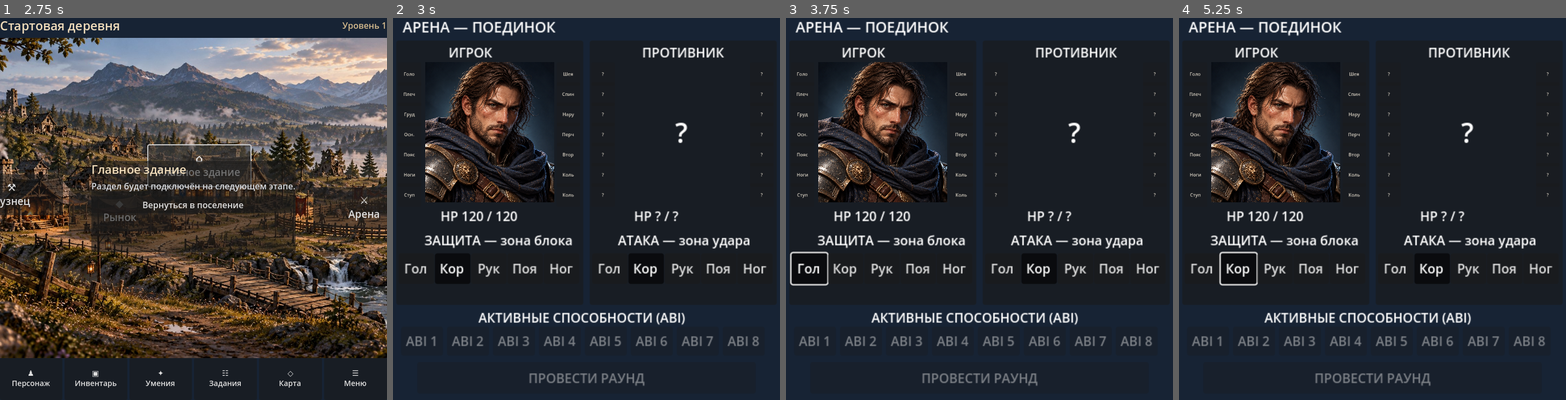
Above: before the commit, frames 1-4 (left to right).
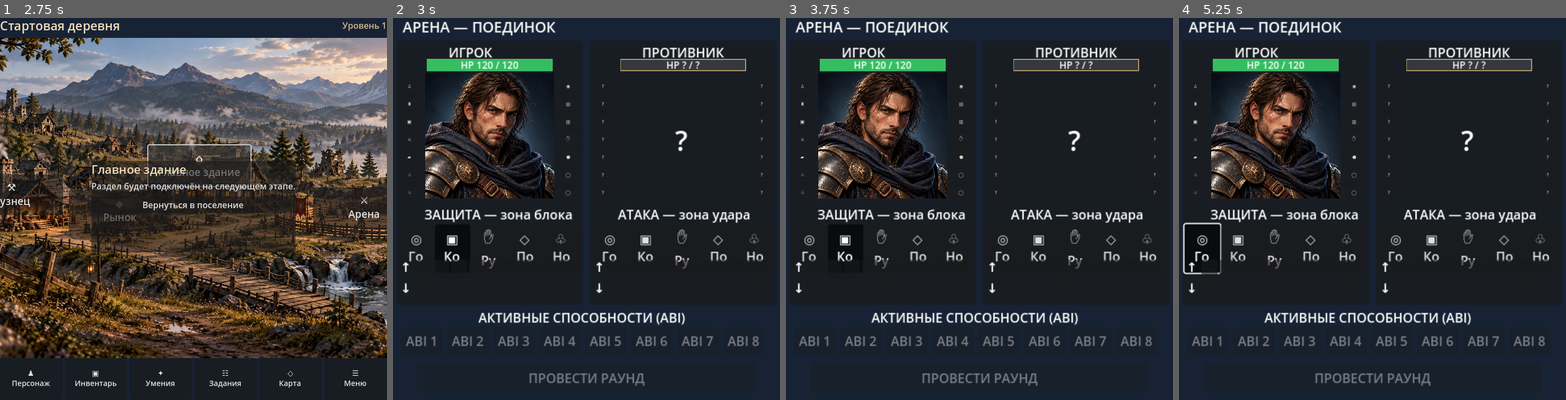
Above: after the commit, the same moments.

Repository: Archoniou1987/Battle-of-Artheon
Game: Godot game, scene res://scenes/main/main.tscn
Two runs of this game, one before a commit and one after it. Both use one fixed random seed, a clock stepped at 60 frames per second and the inputs below.
Inputs (mouse positions are in pixels of both pictures, inside the frame that each line leads up to):
- Up to frame 1 (2.75 s): click "⚒ Кузнец" at 0.5 s; click "◆ Рынок" at 1.25 s; click "⌂ Главное здание" at 2 s
- Up to frame 2 (3 s): click "⚔ Арена" at 2.75 s
- Up to frame 3 (3.75 s): click (809, 270) at 3.5 s, where only the run before the commit has a clickable "Гол"
- Up to frame 4 (5.25 s): click (1202, 247) at 4.25 s, where only the run after the commit has a clickable "◎ Го"; click (1237, 270) at 5 s, where only the run before the commit has a clickable "Кор"

Frame 1 is identical in both runs. In frame 2, 12% of the frame differs, in the area x 2-97%, y 10-73%; in frame 3, 12%; in frame 4, 12%, in the area x 0-97%, y 10-73%.

Commit message:
Add compact attack and sliding block selectors, HP bars and effect tabs

Diff:
--- a/ui/arena/arena_screen.gd
+++ b/ui/arena/arena_screen.gd
@@ -8,6 +8,8 @@
 const SLOTS_RIGHT := ["neck", "back", "wrists", "hands", "off_hand", "ring1", "ring2"]
 const ZONES := ["head", "chest", "arms", "waist", "legs"]
 const ZONE_NAMES := ["Голова", "Корпус", "Руки", "Пояс", "Ноги"]
+const ZONE_ICONS := ["◎", "▣", "✋", "◇", "♧"]
+const SLOT_SYMBOLS := {"head":"♙", "shoulders":"♜", "neck":"◉", "back":"▤", "chest":"▣", "wrists":"▥", "hands":"✋", "waist":"▰", "legs":"♧", "feet":"♧", "main_hand":"⚔", "off_hand":"⬟", "ring1":"◯", "ring2":"◯"}
 const AVATAR_PATH := "res://assets/avatars/hero_realistic_01.png"
 
 var character: CharacterState
@@ -18,11 +20,20 @@
 var log_view: RichTextLabel
 var round_button: Button
 var defense_zone := "chest"
-var attack_zone := "chest"
+var defense_capacity := 1
+var defense_start := 1
+var attack_zones: Array[String] = []
+var attack_count := 2
+var defense_buttons: Array[Button] = []
+var attack_buttons: Array[Button] = []
+var hp_bars: Dictionary = {}
+var hp_overlays: Dictionary = {}
+var effects_rows: Dictionary = {}
 var selected_ability := ""
 var player_slots: Dictionary = {}
 var enemy_slots: Dictionary = {}
 var hp_label: Label
+var tabs: TabContainer
 
 func _init(p_character: CharacterState = null, p_repository: ItemRepository = null) -> void:
 	character = p_character
@@ -58,15 +69,19 @@
 	back.text = "← Назад"
 	back.pressed.connect(func() -> void: back_requested.emit())
 	header.add_child(back)
-	var heading := Label.new()
-	heading.text = "ЖУРНАЛ БОЯ"
-	heading.size_flags_horizontal = Control.SIZE_EXPAND_FILL
-	header.add_child(heading)
-	log_view = RichTextLabel.new()
-	log_view.bbcode_enabled = true
-	log_view.size_flags_vertical = Control.SIZE_EXPAND_FILL
-	log_view.text = "Арена готова. Выберите защиту, атаку и способность.\nПодключение боевого раунда — следующий этап."
-	log_column.add_child(log_view)
+	tabs = TabContainer.new()
+	tabs.size_flags_horizontal = Control.SIZE_EXPAND_FILL
+	tabs.size_flags_vertical = Control.SIZE_EXPAND_FILL
+	log_column.add_child(tabs)
+	for title in ["Журнал", "Баффы", "Дебаффы"]:
+		var page := RichTextLabel.new()
+		page.name = title
+		page.bbcode_enabled = true
+		page.size_flags_vertical = Control.SIZE_EXPAND_FILL
+		page.text = "Арена готова. Боевые события появятся после подключения CombatEngine." if title == "Журнал" else "Нет доступных данных об эффектах."
+		tabs.add_child(page)
+		if title == "Журнал":
+			log_view = page
 	resized.connect(_apply_layout)
 	_apply_layout()
 	refresh()
@@ -115,8 +130,8 @@
 	name_label.position = Vector2(65, 3)
 	inner.add_child(name_label)
 	var portrait := TextureRect.new()
-	portrait.position = Vector2(36, 27)
-	portrait.custom_minimum_size = Vector2(160, 174)
+	portrait.position = Vector2(36, 40)
+	portrait.custom_minimum_size = Vector2(160, 156)
 	portrait.expand_mode = TextureRect.EXPAND_IGNORE_SIZE
 	portrait.stretch_mode = TextureRect.STRETCH_KEEP_ASPECT_COVERED
 	if is_player and ResourceLoader.exists(AVATAR_PATH):
@@ -125,7 +140,7 @@
 	if not is_player:
 		var hidden := Label.new()
 		hidden.text = "?"
-		hidden.position = Vector2(106, 90)
+		hidden.position = Vector2(106, 100)
 		hidden.add_theme_font_size_override("font_size", 34)
 		inner.add_child(hidden)
 	for side in range(2):
@@ -134,7 +149,7 @@
 			var slot: String = slots[index]
 			var icon := ItemIcon.new()
 			icon.name = slot
-			icon.position = Vector2(2 if side == 0 else 199, 27 + index * 25)
+			icon.position = Vector2(2 if side == 0 else 199, 42 + index * 22)
 			icon.custom_minimum_size = Vector2(30, 30)
 			icon.scale = Vector2.ONE * 0.52
 			inner.add_child(icon)
@@ -142,53 +157,143 @@
 				player_slots[slot] = icon
 			else:
 				enemy_slots[slot] = icon
-			icon.set_item({}, InventoryScreen.SLOT_NAMES.get(slot, slot))
+			icon.set_item({}, String(SLOT_SYMBOLS.get(slot, "◇")))
 			icon.disabled = true
+	var health_bar := ProgressBar.new()
+	health_bar.position = Vector2(38, 23)
+	health_bar.custom_minimum_size = Vector2(156, 15)
+	health_bar.show_percentage = false
+	health_bar.max_value = 100
+	health_bar.value = 100 if is_player else 0
+	var bar_bg := StyleBoxFlat.new()
+	bar_bg.bg_color = Color("#35383e")
+	bar_bg.border_color = Color("#b39a69")
+	bar_bg.set_border_width_all(1)
+	health_bar.add_theme_stylebox_override("background", bar_bg)
+	inner.add_child(health_bar)
 	var health := Label.new()
-	health.position = Vector2(55, 206)
+	health.position = Vector2(38, 22)
+	health.custom_minimum_size = Vector2(156, 17)
+	health.horizontal_alignment = HORIZONTAL_ALIGNMENT_CENTER
+	health.add_theme_font_size_override("font_size", 12)
+	health.add_theme_color_override("font_color", Color.WHITE)
 	health.text = "HP —" if is_player else "HP ? / ?"
 	inner.add_child(health)
+	hp_bars["player" if is_player else "enemy"] = health_bar
+	hp_overlays["player" if is_player else "enemy"] = health
 	if is_player:
 		hp_label = health
 	var subtitle := Label.new()
 	subtitle.text = "ЗАЩИТА — зона блока" if is_player else "АТАКА — зона удара"
-	subtitle.position = Vector2(35, 236)
+	subtitle.position = Vector2(35, 204)
 	inner.add_child(subtitle)
 	var zone_row := HBoxContainer.new()
-	zone_row.position = Vector2(3, 264)
+	zone_row.position = Vector2(3, 228)
 	zone_row.add_theme_constant_override("separation", 1)
 	inner.add_child(zone_row)
-	var group := ButtonGroup.new()
 	for index in range(ZONES.size()):
 		var zone: String = ZONES[index]
 		var button := Button.new()
-		button.text = ZONE_NAMES[index].substr(0, 3)
+		button.text = ZONE_ICONS[index] + "\n" + ZONE_NAMES[index].substr(0, 2)
 		button.tooltip_text = ZONE_NAMES[index]
 		button.custom_minimum_size = Vector2(44, 38)
 		button.toggle_mode = true
-		button.button_group = group
-		button.button_pressed = zone == "chest"
+		button.button_pressed = is_player and zone == "chest"
 		button.pressed.connect(_select_zone.bind(is_player, zone))
 		zone_row.add_child(button)
+		if is_player:
+			defense_buttons.append(button)
+		else:
+			attack_buttons.append(button)
+	for row_type in ["Баффы", "Дебаффы"]:
+		var row := HBoxContainer.new()
+		row.position = Vector2(5, 272 if row_type == "Баффы" else 298)
+		row.add_theme_constant_override("separation", 2)
+		inner.add_child(row)
+		var label := Label.new()
+		label.text = "↑" if row_type == "Баффы" else "↓"
+		label.custom_minimum_size.x = 17
+		row.add_child(label)
+		for i in range(9):
+			var icon := PanelContainer.new()
+			icon.custom_minimum_size = Vector2(20, 20)
+			icon.tooltip_text = "Нет эффекта"
+			row.add_child(icon)
+		effects_rows[("player_" if is_player else "enemy_") + row_type] = row
+	_update_zone_buttons()
 
 func _select_zone(is_player: bool, zone: String) -> void:
+	var index := ZONES.find(zone)
 	if is_player:
-		defense_zone = zone
+		defense_start = mini(index, ZONES.size() - defense_capacity)
+		defense_zone = ZONES[defense_start]
 	else:
-		attack_zone = zone
+		if attack_zones.has(zone):
+			attack_zones.erase(zone)
+		elif attack_zones.size() < attack_count:
+			attack_zones.append(zone)
+		else:
+			# Replacing the second target is quicker than clearing both selections.
+			attack_zones[attack_zones.size() - 1] = zone
+	_update_zone_buttons()
+
+func set_defense_capacity(capacity: int) -> void:
+	defense_capacity = clampi(capacity, 1, 3)
+	defense_start = mini(defense_start, ZONES.size() - defense_capacity)
+	_update_zone_buttons()
+
+func set_attack_count(count: int) -> void:
+	attack_count = maxi(1, count)
+	while attack_zones.size() > attack_count:
+		attack_zones.pop_back()
+	_update_zone_buttons()
+
+func selected_attack_targets() -> Array[String]:
+	var result: Array[String] = []
+	if attack_zones.is_empty():
+		return result
+	if attack_zones.size() == 1:
+		for i in range(attack_count):
+			result.append(attack_zones[0])
+	else:
+		for i in range(attack_count):
+			result.append(attack_zones[mini(i, attack_zones.size() - 1)])
+	return result
+
+func selected_block_zones() -> Array[String]:
+	var result: Array[String] = []
+	for i in range(defense_start, defense_start + defense_capacity):
+		result.append(ZONES[i])
+	return result
+
+func _update_zone_buttons() -> void:
+	for i in range(defense_buttons.size()):
+		defense_buttons[i].set_pressed_no_signal(i >= defense_start and i < defense_start + defense_capacity)
+	for i in range(attack_buttons.size()):
+		attack_buttons[i].set_pressed_no_signal(attack_zones.has(ZONES[i]))
+
+func _update_hp(bar: ProgressBar, overlay: Label, current: int, maximum: int) -> void:
+	bar.max_value = maxi(1, maximum)
+	bar.value = clampi(current, 0, maxi(1, maximum))
+	overlay.text = "HP %d / %d" % [current, maximum]
+	var fraction := float(current) / float(maxi(1, maximum))
+	var fill := StyleBoxFlat.new()
+	fill.bg_color = Color("#e34b4b") if fraction <= 0.20 else (Color("#e3bf42") if fraction <= 0.50 else Color("#35bd61"))
+	fill.set_corner_radius_all(2)
+	bar.add_theme_stylebox_override("fill", fill)
 
 func refresh() -> void:
 	for slot in player_slots:
 		var icon := player_slots[slot] as ItemIcon
 		var instance_id: Variant = character.equipment.get_equipped_instance_id(slot) if character != null else null
 		var item: Dictionary = repository.get_item(String(instance_id)) if instance_id != null and repository != null else {}
-		icon.set_item(item, InventoryScreen.SLOT_NAMES.get(slot, slot), instance_id != null)
+		icon.set_item(item, String(SLOT_SYMBOLS.get(slot, "◇")), instance_id != null)
 	for slot in enemy_slots:
 		var icon := enemy_slots[slot] as ItemIcon
 		icon.set_item({}, "?")
 	if character != null and repository != null and hp_label != null:
 		var snapshot := CharacterCombatBuilder.build(character, repository)
-		hp_label.text = "HP %d / %d" % [snapshot.hp, snapshot.max_hp]
+		_update_hp(hp_bars["player"], hp_label, snapshot.hp, snapshot.max_hp)
 
 func _apply_layout() -> void:
 	if layout == null:
